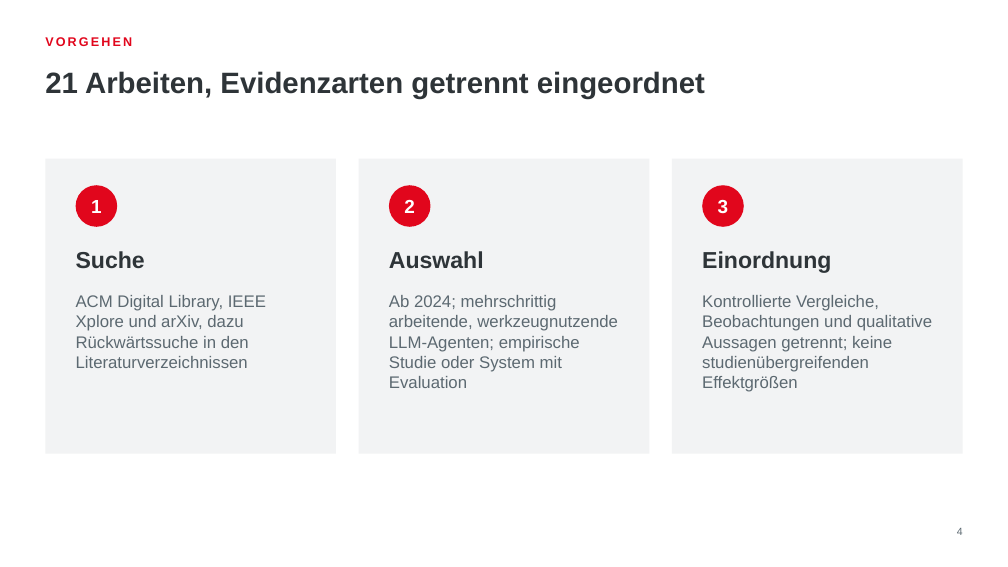
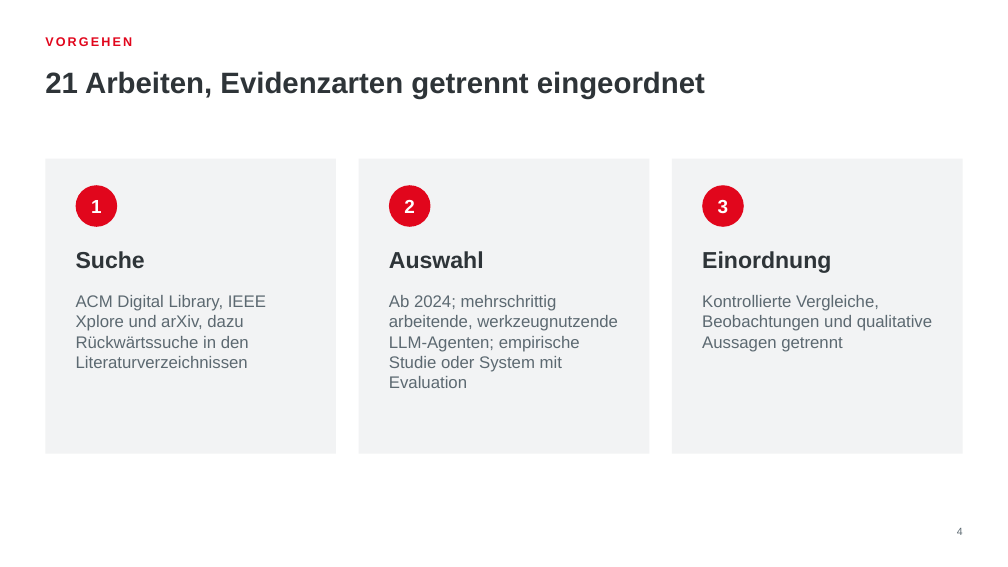
Before and after one commit to Spaculea/neue_konzepte_informatik_abgabe, a slide deck: slide 4 of CODEX/praesentation/KI-Coding-Agenten_Praesentation.pptx. Drawn at 1008x567 pixels with LibreOffice and Linux fonts; fonts in the diff are those of the drawing; background and template pictures are left out. Boxes give left, top, right and bottom in pixels: in the first picture for what was removed or moved away, otherwise in the second. Text is boxed around its words. In the diff, an @@ line names an element or a change of style, - is before the commit and + after.

Commit message:
folie 1-4

```diff
--- a/CODEX/praesentation/KI-Coding-Agenten_Praesentation.pptx
+++ b/CODEX/praesentation/KI-Coding-Agenten_Praesentation.pptx
@@ text at (702, 295, 932, 352): text changed @@
-Kontrollierte Vergleiche, Beobachtungen und qualitative Aussagen getrennt; keine studienübergreifenden Effektgrößen
+Kontrollierte Vergleiche, Beobachtungen und qualitative Aussagen getrennt
```
